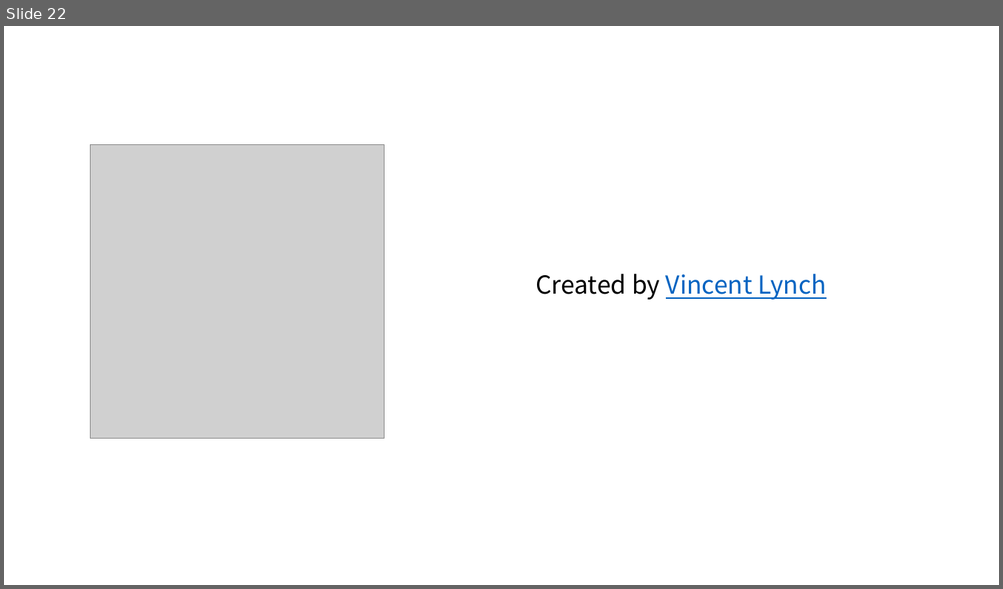
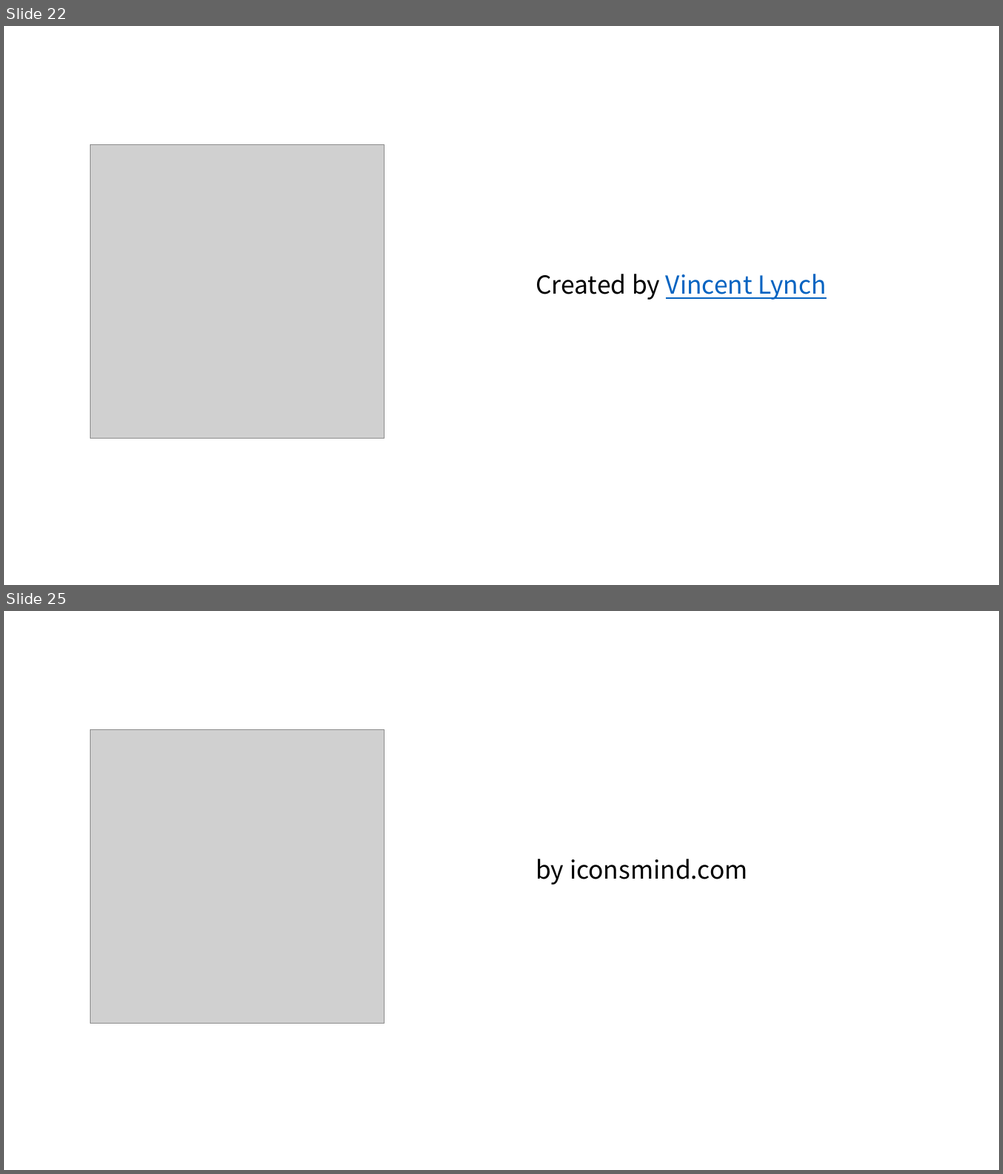
Before and after one commit to happydeveloper/data_structure, a slide deck: presentation/credit.pptx. Shown one above the other, each under a label of ours: slide 22 before the commit, slides 22 and 25 after it; the slides between them are not shown. The pictures are 1003x589 and 1003x1174 pixels, drawn with LibreOffice and Linux fonts; fonts in the diff are those of the drawing; grey boxes stand for pictures. Boxes give left, top, right and bottom in pixels: in the first picture for what was removed or moved away, otherwise in the second. Text is boxed around its words. In the diff, an @@ line names an element or a change of style, - is before the commit and + after.

```diff
--- a/presentation/credit.pptx
+++ b/presentation/credit.pptx
@@ slide 25 added at box(4, 611, 999, 1170), background #FFFFFF @@
@@ picture added at box(90, 729, 384, 1024) @@
@@ title added at box(535, 859, 748, 885), 24 pt, text #000000 @@
+by iconsmind.com
```
Also in this commit, not shown: 6 other slides added, 15 other files.
